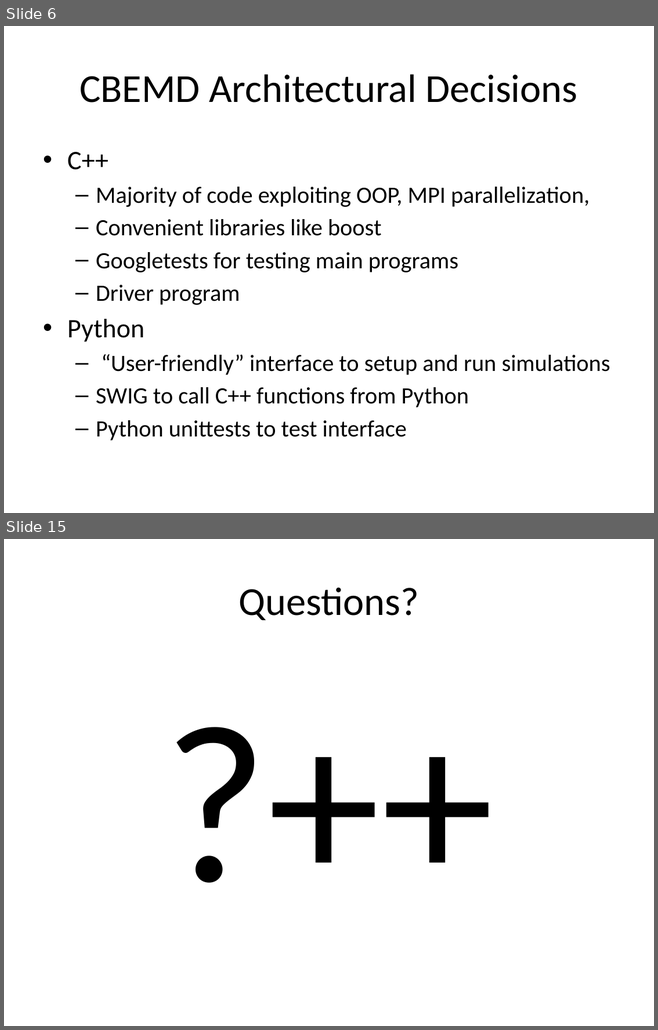
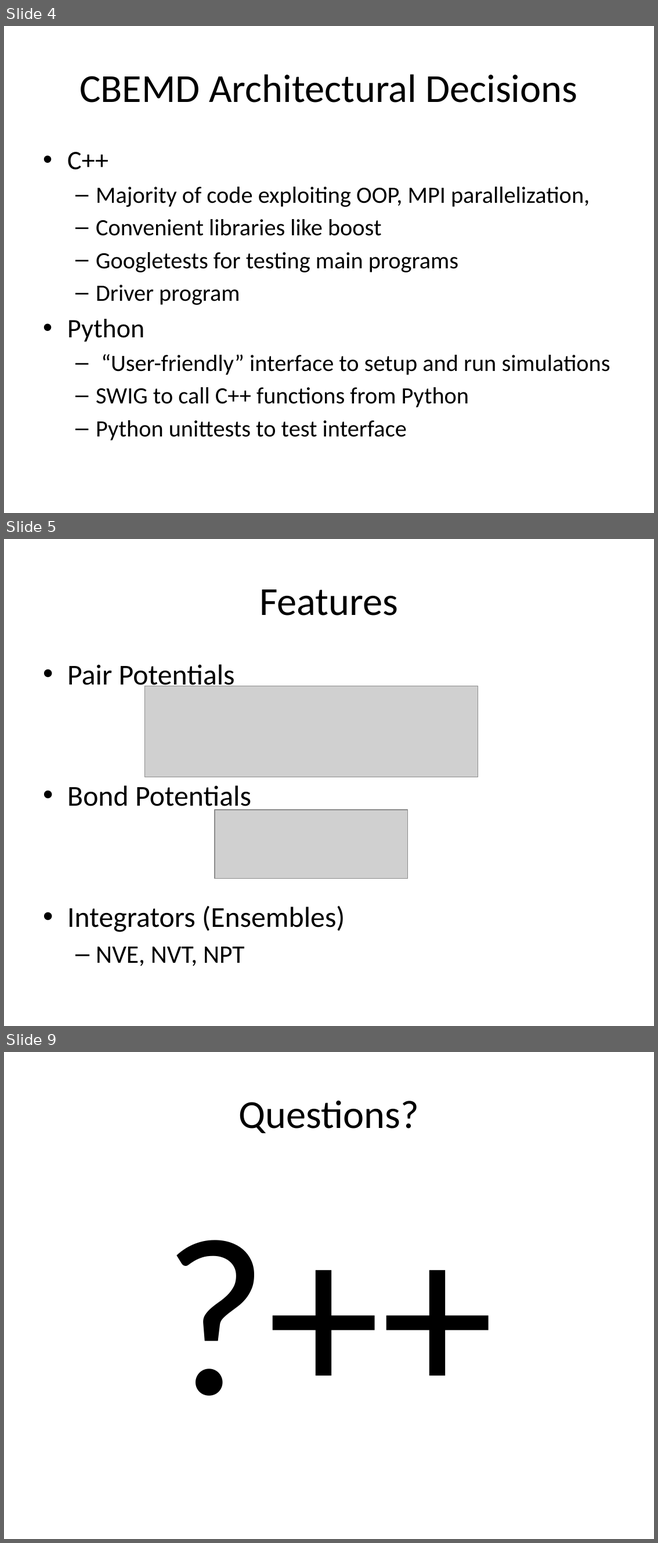
Before and after one commit to PrincetonUniversity/PrincetonCBEMDMPI, a slide deck: designreview/designreview.pptx. Shown one above the other, each under a label of ours: slides 6 and 15 before the commit, slides 4, 5 and 9 after it; the slides between them are not shown. The pictures are 658x1030 and 658x1543 pixels, drawn with LibreOffice and Linux fonts; fonts in the diff are those of the drawing; grey boxes stand for pictures. Boxes give left, top, right and bottom in pixels: in the first picture for what was removed or moved away, otherwise in the second. Text is boxed around its words. In the diff, an @@ line names an element or a change of style, - is before the commit and + after.

```diff
--- a/designreview/designreview.pptx
+++ b/designreview/designreview.pptx
@@ slide 5 added at bbox=[4, 539, 654, 1026], background #FFFFFF @@
@@ title added at bbox=[259, 589, 398, 616], 44 pt, text #000000 @@
+Features
@@ text added at bbox=[67, 664, 344, 966], 32 pt, text #000000 @@
+• Pair Potentials
+• Bond Potentials
+• Integrators (Ensembles)
+  – NVE, NVT, NPT
@@ picture added at bbox=[145, 686, 477, 777] @@
@@ picture added at bbox=[215, 810, 408, 879] @@
@@ what was slide 6 is now slide 4 @@
@@ what was slide 15 is now slide 9 @@
```
Also in this commit, not shown: 1 slide changed, 2 other slides added, 9 slides removed.
